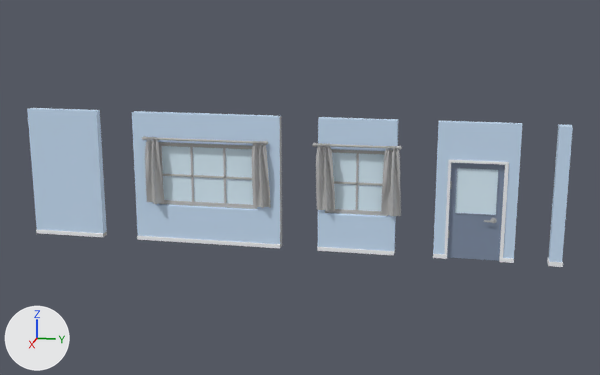
Two versions of the FBX model New Unity Project/Assets/Art/Marlies art/Models/walls.fbx, one commit apart.
Both versions are drawn from a camera (50 mm lens) standing at (8.75, 8.64, 6.81) and looking at (-11.83, 4.52, 1.66). Every picture has the same lights, and +X, +Y and +Z are marked at lower left. Where no turn or scale is listed for an object, it has been applied to the vertices.
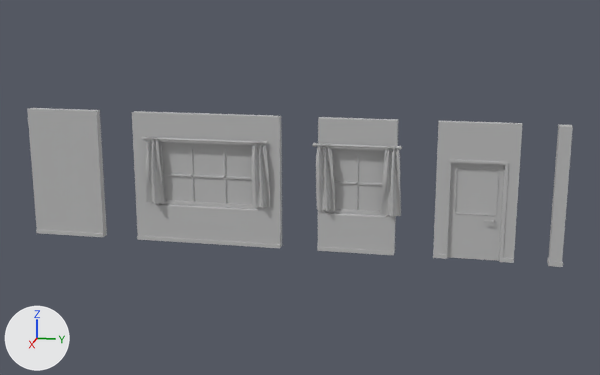
The change in detail:
me_mesh_026 has 4 vertices, 1 face and spans x -11.91, y 5.27..6.76, z 1.09..2.64.
me_mesh_026 no longer uses material mat_a_glas (white #def3ff).
me_mesh_026 now uses material mat_lambert1 (grey #bcbcbc).
me_mesh_047 has 42 vertices, 41 faces and spans x -12.0..-11.75, y 0.0..4.0, z 0.0..3.5.
me_mesh_047 is used by ob_polysurface42; location (0.0, 0.0, 0.0).
me_mesh_047 part 10: all 30 faces that had it switch from mat_a_muur (blue #cbe2fa) to mat_lambert1 (grey #bcbcbc).
me_mesh_047 part 11: all 6 faces that had it switch from mat_a_balkje_muur (white #f7f9fd) to mat_lambert1 (grey #bcbcbc).
me_mesh_002 has 4 vertices, 1 face and spans x -11.882, y 8.483..9.517, z 1.158..2.372.
me_mesh_002 no longer uses material mat_a_glas (white #def3ff).
me_mesh_002 now uses material mat_lambert1 (grey #bcbcbc).
me_mesh has 18 vertices, 15 faces and spans x 0.0..0.25, y 0.0..2.0, z 0.0..3.5.
me_mesh is used by ob_wall_empty; location (-12.0, -3.0, 0.0).
me_mesh part 4: all 5 faces that had it switch from mat_a_muur (blue #cbe2fa) to mat_lambert1 (grey #bcbcbc).
me_mesh part 5: all 6 faces that had it switch from mat_a_balkje_muur (white #f7f9fd) to mat_lambert1 (grey #bcbcbc).
me_mesh_001 has 60 vertices, 60 faces and spans x -11.93..-11.85, y 8.35..9.65, z 0.0..2.5.
me_mesh_001 no longer uses material mat_a_donkerblauw_deur (blue #818fa7).
me_mesh_001 now uses material mat_lambert1 (grey #bcbcbc).
me_mesh_010 has 42 vertices, 41 faces and spans x -12.0..-11.75, y 5.0..7.0, z 0.0..3.5.
me_mesh_010 is used by ob_polysurface75; location (0.0, 0.0, 0.0).
me_mesh_010 part 8: all 30 faces that had it switch from mat_a_muur (blue #cbe2fa) to mat_lambert1 (grey #bcbcbc).
me_mesh_010 part 9: all 10 faces that had it switch from mat_a_balkje_muur (white #f7f9fd) to mat_lambert1 (grey #bcbcbc).
me_mesh_008 is used by ob_wall_hoekpilaar; location (-12.0, 10.83, 0.0).
me_mesh_008 had 20 vertices, 18 faces and spanned x 0.0..0.34, y 0.0..0.34, z 0.0..3.5.
me_mesh_008 now has 16 vertices, 13 faces and spans x 0.0..0.34, y 0.0..0.34, z 0.0..3.5.
me_mesh_008 part 6: 5 faces spanning x 0.02..0.32, y 0.02..0.32, z 0.12..3.5 switch from mat_a_muur (blue #cbe2fa) to mat_lambert1 (grey #bcbcbc).
me_mesh_008 part 7: 8 faces spanning x 0.0..0.34, y 0.0..0.34, z 0.0..0.12 switch from mat_a_balkje_muur (white #f7f9fd) to mat_lambert1 (grey #bcbcbc).
me_mesh_007 is used by ob_polysurface86; location (0.0, 0.0, 0.0).
me_mesh_007 had 134 vertices, 118 faces and spanned x -12.02..-11.74, y 8.0..10.0, z 0.0..3.5.
me_mesh_007 now has 134 vertices, 123 faces and spans x -12.02..-11.74, y 8.0..10.0, z 0.0..3.5.
Part 1, on me_mesh_007:
5 faces are deleted.
10 new faces join them.
me_mesh_007 part 2: 17 faces spanning x -12.0..-11.78, y 8.0..10.0, z 0.1..3.5 switch from mat_a_muur (blue #cbe2fa) to mat_lambert1 (grey #bcbcbc).
me_mesh_007 part 3: 92 faces spanning x -12.02..-11.74, y 8.0..10.0, z 0.0..2.57 switch from mat_a_balkje_muur (white #f7f9fd) to mat_lambert1 (grey #bcbcbc).
me_mesh_039 has 4 vertices, 1 face and spans x -11.91, y 0.7..3.27, z 1.09..2.64.
me_mesh_039 no longer uses material mat_a_glas (white #def3ff).
me_mesh_039 now uses material mat_lambert1 (grey #bcbcbc).

Boxes (x1, y1, x2, y2) around the edits, measured in the pictures (600 x 375 px):
'polySurface47', recoloured
    both: (162, 146, 253, 205)
'polySurface81', recoloured (blue to grey)
    both: (447, 163, 505, 261)
'polySurface79', recoloured
    both: (332, 153, 385, 211)
'polySurface87', recoloured (white to grey)
    both: (455, 168, 498, 215)
part 1 of me_mesh_007, built on
    both: (445, 160, 509, 260)
part 2 of me_mesh_007, recoloured (blue to grey)
    both: (433, 121, 523, 259)
part 3 of me_mesh_007, recoloured (white to grey)
    both: (433, 160, 514, 263)
part 4 of me_mesh, recoloured (blue to grey)
    both: (27, 108, 107, 233)
part 5 of me_mesh, recoloured
    both: (36, 229, 103, 237)
part 6 of me_mesh_008, recoloured (blue to grey)
    both: (548, 124, 573, 262)
part 7 of me_mesh_008, recoloured
    both: (547, 258, 563, 267)
part 8 of me_mesh_010, recoloured (blue to grey)
    both: (318, 117, 398, 251)
part 9 of me_mesh_010, recoloured
    both: (317, 247, 395, 255)
part 10 of me_mesh_047, recoloured (blue to grey)
    both: (132, 111, 280, 244)
part 11 of me_mesh_047, recoloured
    both: (137, 236, 280, 248)
